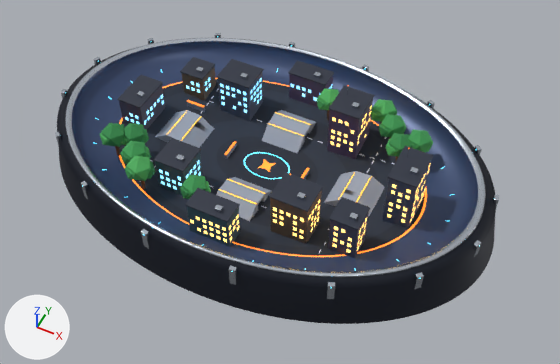
One commit to the glTF model public/models/arena.glb: the scene before it, then after it.
The view is the same before and after, from a 50 mm camera at (48.6, -91.5, 111.0) aimed at (4.8, -3.8, 1.4). Every picture has the same lights, and +X, +Y and +Z are marked at lower left. The picture after the commit comes second. Where no turn or scale is listed for an object, it has been applied to the vertices. Vertices at exactly the same position are counted once.
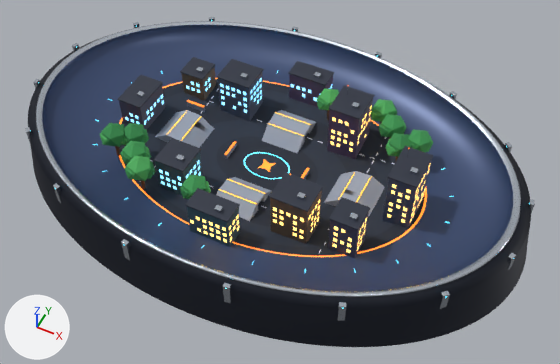
Where the newer file only moved an object's origin or applied its transform, the numbers keep the older frame.

The change, as a diff of the scene's bpy script:
```diff
--- a/public/models/arena.glb.py
+++ b/public/models/arena.glb.py
@@ me_lip_004 @@
-me_lip_004.from_pydata(...)  # 800 vertices, 1280 faces; spans x -41.7..41.7, y -27.8..27.8, z 6.7..7.2
+me_lip_004.from_pydata(...)  # 800 vertices, 1280 faces; spans x -47.7..47.7, y -31.8..31.8, z 7.7..8.2
+# me_lip_004 part 1: the whole mesh is multiplied about its middle by the matrix ((1.146, 0.0, 0.0), (0.0, 1.146, 0.0), (0.0, 0.0, 1.0)), then moved by (0.0, 0.0, 1.0)
 me_lip_004.materials.append(mat_stadium_steel)
@@ me_rim_004 @@
-me_rim_004.from_pydata(...)  # 5920 vertices, 11520 faces; spans x -40.5..40.5, y -27.0..27.0, z 2.2..7.0
+me_rim_004.from_pydata(...)  # 5920 vertices, 11520 faces; spans x -46.5..46.5, y -31.0..31.0, z 2.2..8.0
+# me_rim_004 part 2: 5760 of 5920 vertices moved; they spanned x -40.5..40.5, y -27.0..27.0, z 2.2..7.0 and now span x -46.5..46.5, y -31.0..31.0, z 2.2..8.0; mean shift (0.0, 0.0, 0.4); largest move (40.5, 0.0, 7.0) -> (46.5, 0.0, 8.0)
 me_rim_004.materials.append(mat_bowl_rim)
@@ me_skirt_004 @@
-me_skirt_004.from_pydata(...)  # 512 vertices, 768 faces; spans x -45.3..45.3, y -30.2..30.2, z -3.0..6.7
+me_skirt_004.from_pydata(...)  # 512 vertices, 768 faces; spans x -51.3..51.3, y -34.2..34.2, z -3.0..7.7
+# me_skirt_004 part 3: 512 of 512 vertices moved; they spanned x -45.3..45.3, y -30.2..30.2, z -3.0..6.7 and now span x -51.3..51.3, y -34.2..34.2, z -3.0..7.7; mean shift (0.0, 0.0, 0.5)
 me_skirt_004.materials.append(mat_stadium_frame)
@@ ob_pillar_0 @@
 ob_pillar_0 = bpy.data.objects.new('Pillar 0', me_pillar_0_004)
-ob_pillar_0.location = (42.8, 5.7, 2.2)
+ob_pillar_0.location = (48.7, 6.5, 2.7)
@@ ob_pillar_1 @@
 ob_pillar_1 = bpy.data.objects.new('Pillar 1', me_pillar_1_004)
-ob_pillar_1.location = (36.3, 16.2, 2.2)
+ob_pillar_1.location = (41.3, 18.4, 2.7)
@@ ob_pillar_2 @@
 ob_pillar_2 = bpy.data.objects.new('Pillar 2', me_pillar_2_004)
-ob_pillar_2.location = (24.3, 24.2, 2.2)
+ob_pillar_2.location = (27.6, 27.5, 2.7)
@@ ob_pillar_3 @@
 ob_pillar_3 = bpy.data.objects.new('Pillar 3', me_pillar_3_004)
-ob_pillar_3.location = (8.5, 28.5, 2.2)
+ob_pillar_3.location = (9.7, 32.5, 2.7)
@@ ob_pillar_4 @@
 ob_pillar_4 = bpy.data.objects.new('Pillar 4', me_pillar_4_004)
-ob_pillar_4.location = (-8.5, 28.5, 2.2)
+ob_pillar_4.location = (-9.7, 32.5, 2.7)
@@ ob_pillar_5 @@
 ob_pillar_5 = bpy.data.objects.new('Pillar 5', me_pillar_5_004)
-ob_pillar_5.location = (-24.3, 24.2, 2.2)
+ob_pillar_5.location = (-27.6, 27.5, 2.7)
@@ ob_pillar_6 @@
 ob_pillar_6 = bpy.data.objects.new('Pillar 6', me_pillar_6_004)
-ob_pillar_6.location = (-36.3, 16.2, 2.2)
+ob_pillar_6.location = (-41.3, 18.4, 2.7)
@@ ob_pillar_7 @@
 ob_pillar_7 = bpy.data.objects.new('Pillar 7', me_pillar_7_004)
-ob_pillar_7.location = (-42.8, 5.7, 2.2)
+ob_pillar_7.location = (-48.7, 6.5, 2.7)
@@ ob_pillar_8 @@
 ob_pillar_8 = bpy.data.objects.new('Pillar 8', me_pillar_8_003)
-ob_pillar_8.location = (-42.8, -5.7, 2.2)
+ob_pillar_8.location = (-48.7, -6.5, 2.7)
@@ ob_pillar_9 @@
 ob_pillar_9 = bpy.data.objects.new('Pillar 9', me_pillar_9_003)
-ob_pillar_9.location = (-36.3, -16.2, 2.2)
+ob_pillar_9.location = (-41.3, -18.4, 2.7)
@@ ob_pillar_10 @@
 ob_pillar_10 = bpy.data.objects.new('Pillar 10', me_pillar_10_001)
-ob_pillar_10.location = (-24.3, -24.2, 2.2)
+ob_pillar_10.location = (-27.6, -27.5, 2.7)
@@ ob_pillar_11 @@
 ob_pillar_11 = bpy.data.objects.new('Pillar 11', me_pillar_11_001)
-ob_pillar_11.location = (-8.5, -28.5, 2.2)
+ob_pillar_11.location = (-9.7, -32.5, 2.7)
@@ ob_pillar_14 @@
 ob_pillar_14 = bpy.data.objects.new('Pillar 14', me_pillar_14_001)
-ob_pillar_14.location = (36.3, -16.2, 2.2)
+ob_pillar_14.location = (41.3, -18.4, 2.7)
@@ ob_pillar_15 @@
 ob_pillar_15 = bpy.data.objects.new('Pillar 15', me_pillar_15_001)
-ob_pillar_15.location = (42.8, -5.7, 2.2)
+ob_pillar_15.location = (48.7, -6.5, 2.7)
@@ ob_pillar_light_8 @@
 ob_pillar_light_8 = bpy.data.objects.new('Pillar Light 8', me_pillar_light_8_003)
-ob_pillar_light_8.location = (-42.8, -5.7, 6.5)
+ob_pillar_light_8.location = (-48.7, -6.5, 7.5)
@@ ob_pillar_light_9 @@
 ob_pillar_light_9 = bpy.data.objects.new('Pillar Light 9', me_pillar_light_9_003)
-ob_pillar_light_9.location = (-36.3, -16.2, 6.5)
+ob_pillar_light_9.location = (-41.3, -18.4, 7.5)
```

Where the change shows, as pixel boxes [x1, y1, x2, y2] in the pictures (560 x 364 px):
'Rim.002', reshaped (16% wider, 15% taller): before [71, 40, 478, 272]; after [41, 24, 513, 292]
'Skirt', reshaped (15% wider, 12% taller): before [57, 46, 496, 324]; after [28, 36, 531, 347]
'Lip', reshaped (15% wider, 15% taller): before [65, 38, 486, 277]; after [36, 21, 521, 297]
'Pillar 14', moved: before [415, 272, 424, 289]; after [440, 291, 450, 309]
'Pillar 11', moved: before [141, 229, 149, 249]; after [121, 239, 130, 260]
'Pillar 15', moved: before [473, 240, 481, 257]; after [507, 253, 516, 270]
'Pillar 10', moved: before [81, 181, 89, 200]; after [53, 183, 61, 203]
'Pillar 0', moved: before [493, 195, 499, 208]; after [528, 199, 535, 213]
'Pillar 1', moved: before [474, 145, 482, 155]; after [505, 142, 512, 152]
'Pillar 9', moved: before [55, 132, 61, 145]; after [25, 127, 32, 142]
'Pillar 2', moved: before [427, 100, 435, 109]; after [449, 91, 457, 100]
'Pillar 8', moved: before [61, 89, 67, 99]; after [34, 79, 40, 89]
'Pillar 7', moved: before [94, 57, 101, 65]; after [72, 43, 79, 51]
'Pillar 3', moved: before [362, 64, 369, 72]; after [375, 51, 382, 58]
'Pillar 6', moved: before [148, 38, 154, 44]; after [133, 22, 140, 28]
'Pillar 5', moved: before [215, 33, 221, 38]; after [209, 17, 215, 21]
'Pillar 4', moved: before [289, 42, 295, 47]; after [292, 26, 298, 32]
